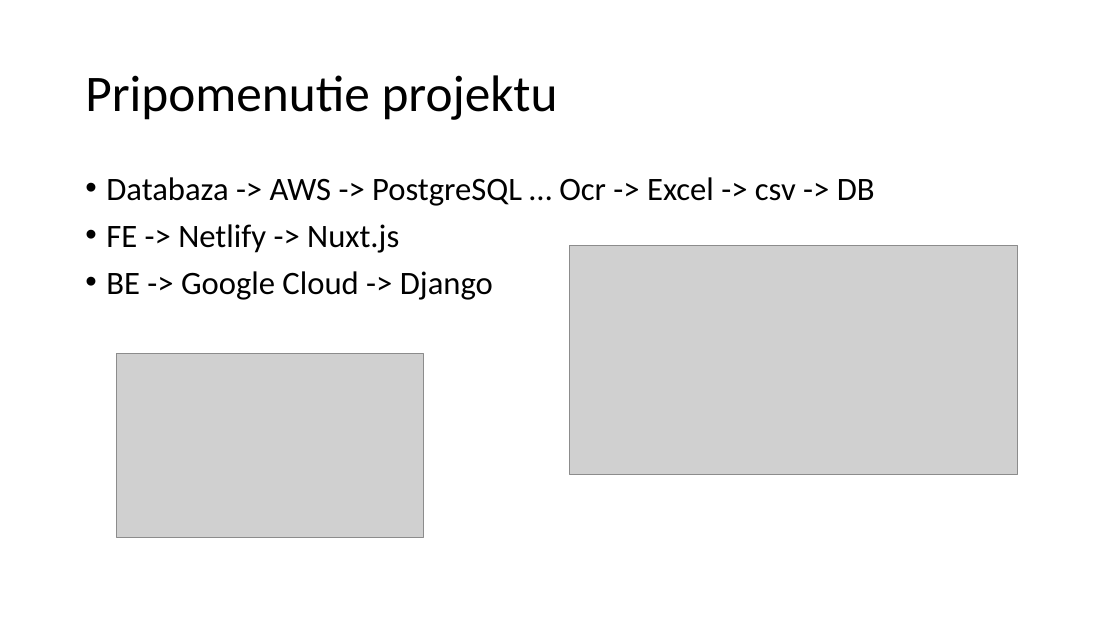
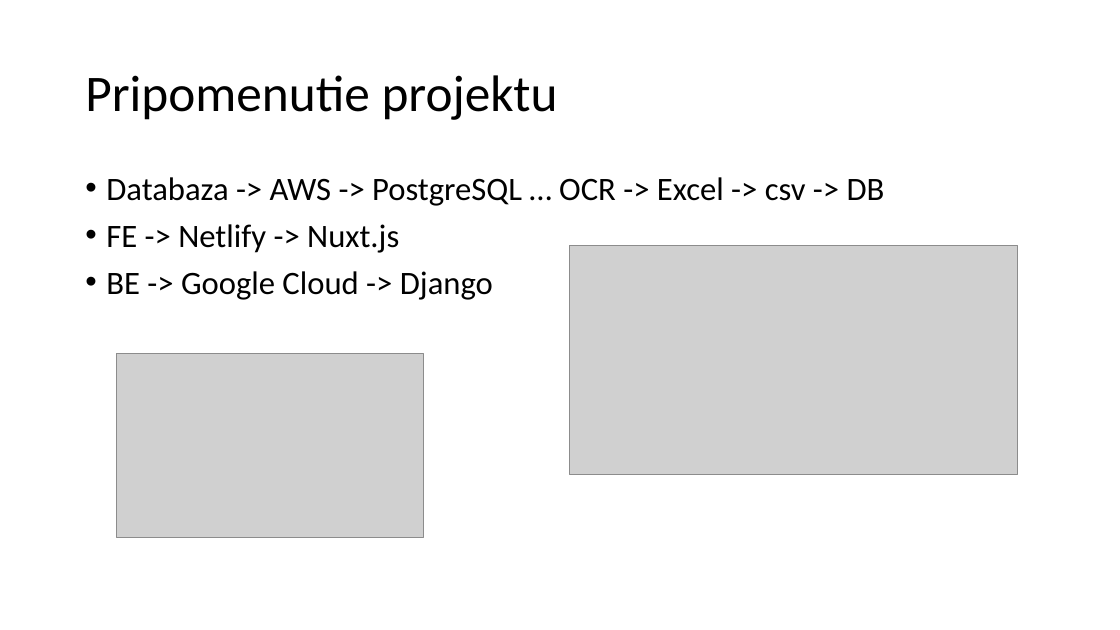
Before and after one commit to GFrantisek/medik_priprava, a slide deck: slide 2 of Final prezentácia.pptx. Drawn at 1120x630 pixels with LibreOffice and Linux fonts; fonts in the diff are those of the drawing; grey boxes stand for pictures. Boxes give left, top, right and bottom in pixels: in the first picture for what was removed or moved away, otherwise in the second. Text is boxed around its words. In the diff, an @@ line names an element or a change of style, - is before the commit and + after.

Commit message:
update of prez
update of prez

```diff
--- a/Final prezentácia.pptx
+++ b/Final prezentácia.pptx
@@ text at <box>106,177,885,206</box>: text changed @@
-• Databaza -> AWS -> PostgreSQL … Ocr -> Excel -> csv -> DB
+• Databaza -> AWS -> PostgreSQL … OCR -> Excel -> csv -> DB
```
